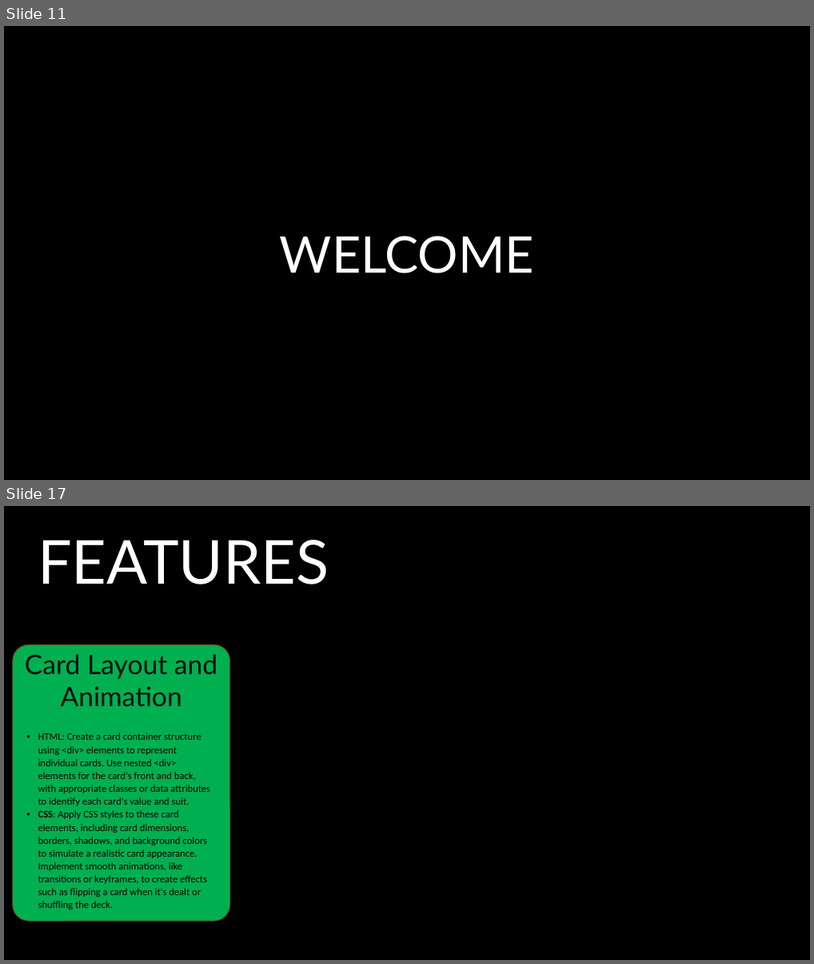
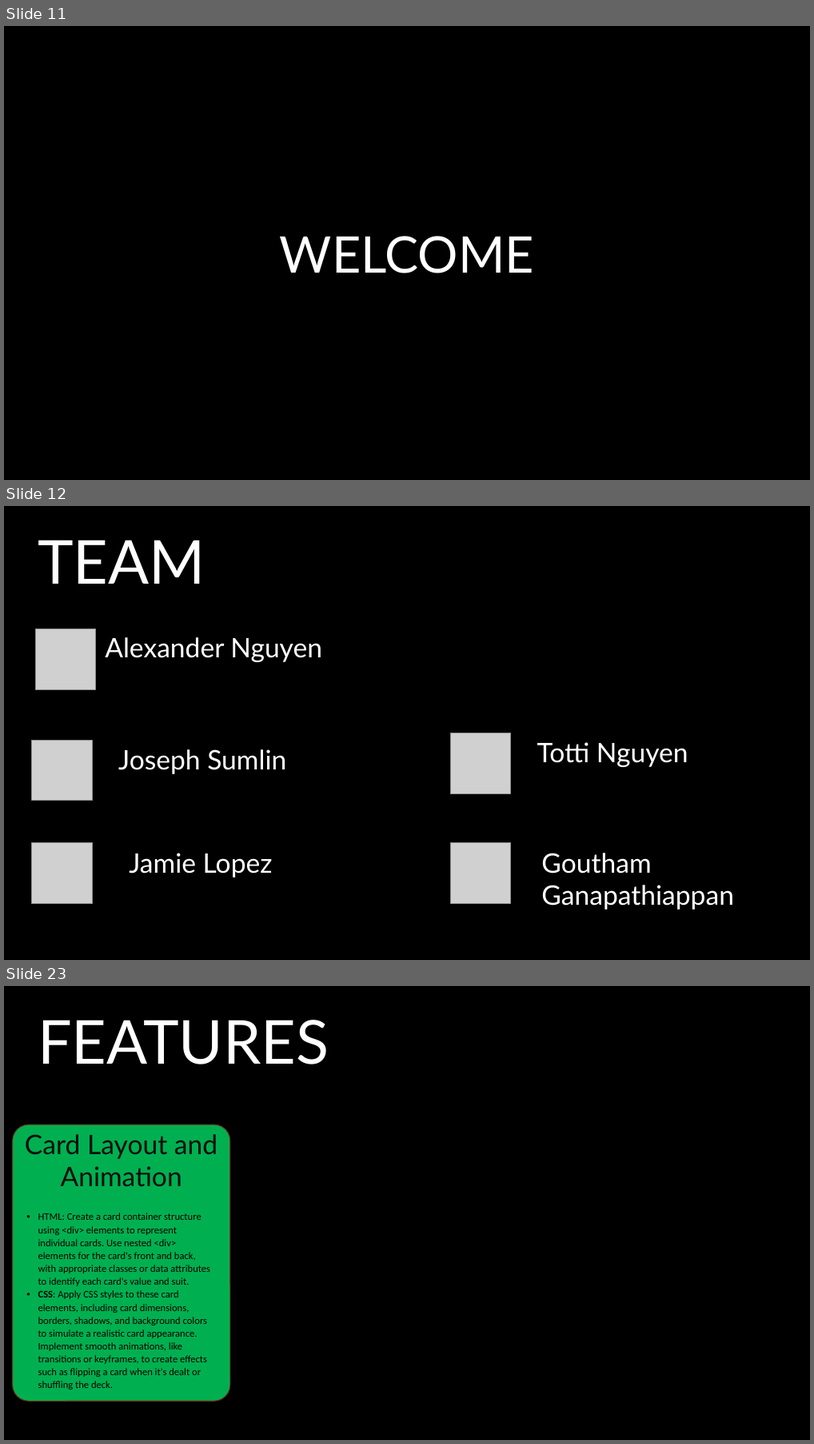
Before and after one commit to JSumlin/Web-Project-1, a slide deck: CSS Project 1.pptx. Shown one above the other, each under a label of ours: slides 11 and 17 before the commit, slides 11, 12 and 23 after it; the slides between them are not shown. The pictures are 814x964 and 814x1444 pixels, drawn with LibreOffice and Linux fonts; fonts in the diff are those of the drawing; grey boxes stand for pictures. Boxes give left, top, right and bottom in pixels: in the first picture for what was removed or moved away, otherwise in the second. Text is boxed around its words. In the diff, an @@ line names an element or a change of style, - is before the commit and + after.

```diff
--- a/CSS Project 1.pptx
+++ b/CSS Project 1.pptx
@@ slide 12 added at <box>4,506,810,960</box>, background #000000 @@
@@ text added at <box>38,540,206,584</box>, 72 pt, text #FFFFFF @@
+TEAM
@@ picture added at <box>35,629,96,689</box> @@
@@ text added at <box>105,637,322,662</box>, 32 pt, text #FFFFFF @@
+Alexander Nguyen
@@ picture added at <box>32,740,92,800</box> @@
@@ picture added at <box>451,733,511,793</box> @@
@@ text added at <box>538,742,689,767</box>, 32 pt, text #FFFFFF @@
+Totti Nguyen
@@ text added at <box>118,749,286,774</box>, 32 pt, text #FFFFFF @@
+Joseph Sumlin
@@ picture added at <box>32,843,92,904</box> @@
@@ text added at <box>129,852,273,877</box>, 32 pt, text #FFFFFF @@
+Jamie Lopez
@@ picture added at <box>451,843,511,904</box> @@
@@ text added at <box>542,852,734,909</box>, 32 pt, text #FFFFFF @@
+Goutham Ganapathiappan
@@ what was slide 17 is now slide 23 @@
```
Also in this commit, not shown: 4 slides changed, 10 other slides added, 2 slides removed.
